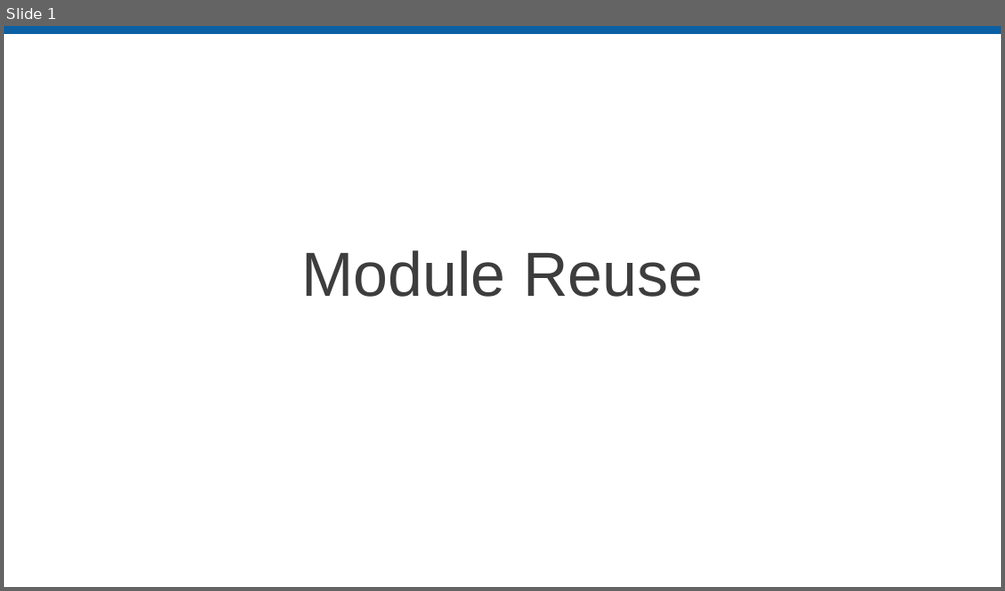
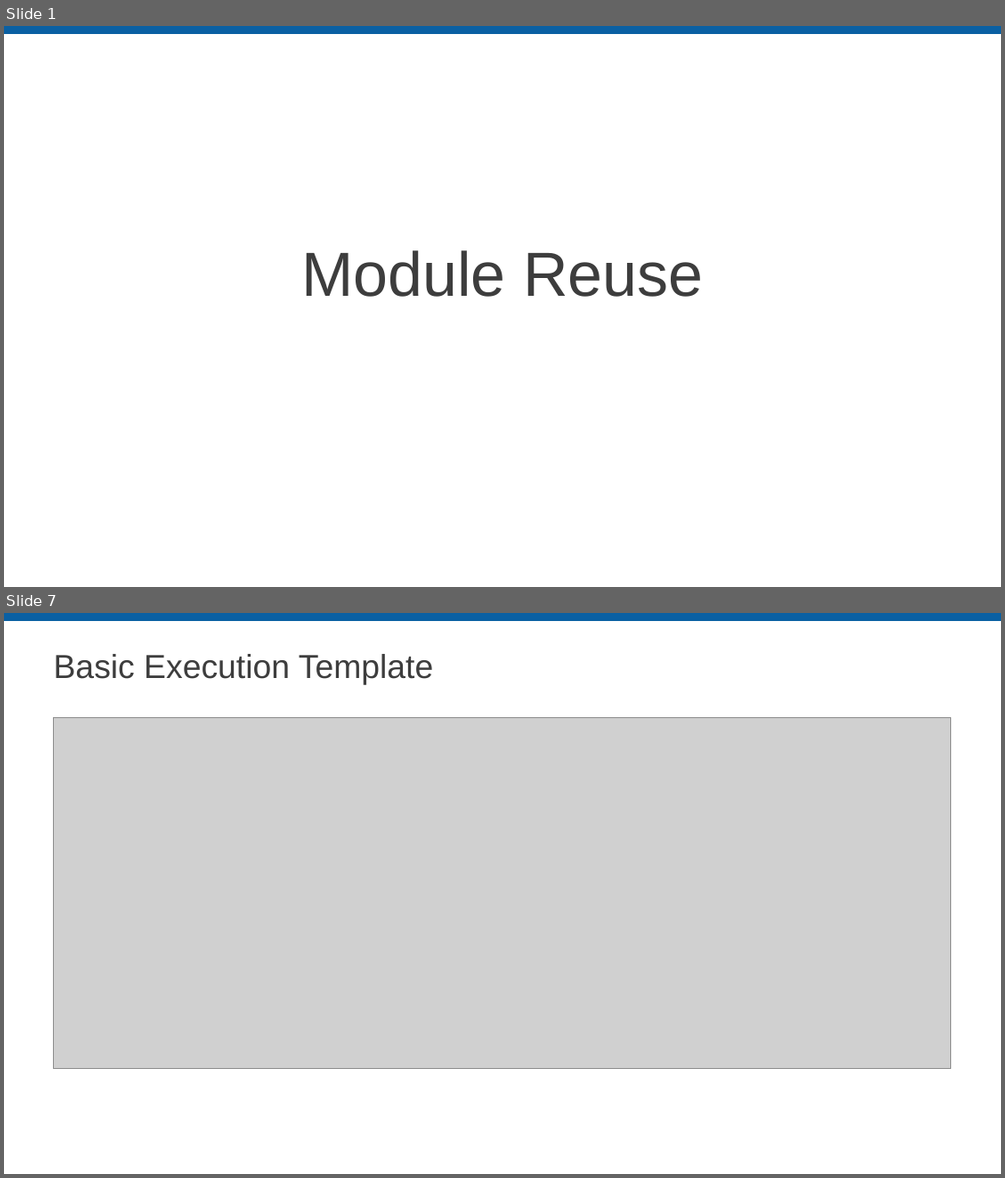
Before and after one commit to LabVIEW-DCAF/Documentation, a slide deck: Trunk/Getting Started Material/DCAF Training/5 Module Reuse.pptx. Shown one above the other, each under a label of ours: slide 1 before the commit, slides 1 and 7 after it; the slides between them are not shown. The pictures are 1005x591 and 1005x1178 pixels, drawn with LibreOffice and Linux fonts; fonts in the diff are those of the drawing; grey boxes stand for pictures; background and template pictures are left out. Boxes give left, top, right and bottom in pixels: in the first picture for what was removed or moved away, otherwise in the second. Text is boxed around its words. In the diff, an @@ line names an element or a change of style, - is before the commit and + after.

```diff
--- a/Trunk/Getting Started Material/DCAF Training/5 Module Reuse.pptx
+++ b/Trunk/Getting Started Material/DCAF Training/5 Module Reuse.pptx
@@ slide 7 added at <box>4,613,1001,1174</box>, background #FFFFFF; not listed: 1 template element that a slide beside it also shows @@
@@ title added at <box>54,654,433,685</box>, 32 pt, text #3D3D3D @@
+Basic Execution Template
@@ picture added at <box>53,717,951,1069</box> @@
```
Also in this commit, not shown: 3 slides changed, 13 other slides added, 2 slides removed, 1 other file.
